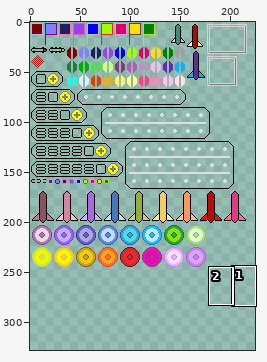
Edited in one commit: sprite sheet (dominion/DominionSprites.png). Above, an overview of the earlier version with the close-up marked.
Close-up. Earlier state:
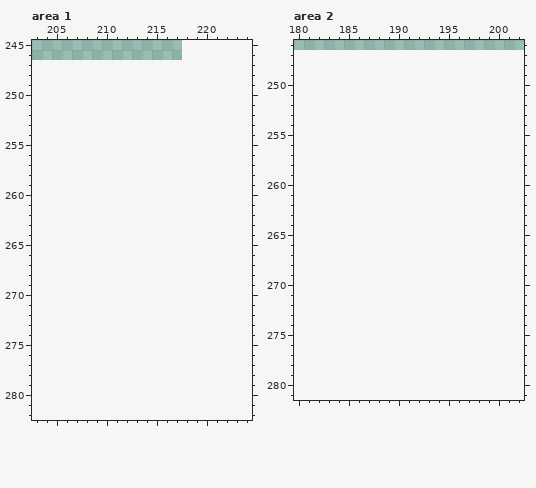
The file is 218x247 pixels. Colours within 5 levels of each other are drawn and written as one. Shown: area 1: x 203..224, y 245..282; area 2: x 180..202, y 246..281. The old version is drawn lined up with the new one, on the new canvas. The commit also changed other parts of the picture, which this record leaves out.
The same view after the edit:
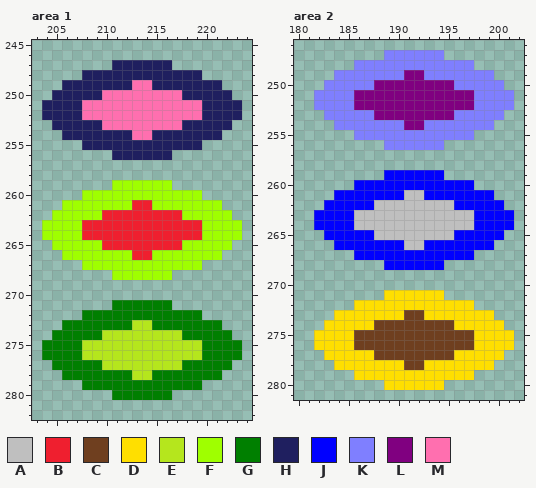
Palette (. is transparent): A #bfbfbf  B #ef1f2f  C #6f3f1f  D #ffdf00  E #b5e61d  F #9fff00  G #007f00  H #1f1f5f  J #0000ff  K #7f7fff  L #800080  M #ff6faf
Difference:
canvas 218x247 -> 225x328
Area 1:
y 247: x 211..216 ...... -> HHHHHH
y 248: x 208..219 ............ -> HHHHHHHHHHHH
y 249: x 206..221 ................ -> HHHHHHHMMHHHHHHH
y 250: x 205..222 .................. -> HHHHHMMMMMMMMHHHHH
y 251..252: x 204..223 .................... -> HHHHMMMMMMMMMMMMHHHH
y 253: x 205..222 .................. -> HHHHHMMMMMMMMHHHHH
y 254: x 206..221 ................ -> HHHHHHHMMHHHHHHH
y 255: x 208..219 ............ -> HHHHHHHHHHHH
y 256: x 211..216 ...... -> HHHHHH
y 259: x 211..216 ...... -> FFFFFF
y 260: x 208..219 ............ -> FFFFFFFFFFFF
y 261: x 206..221 ................ -> FFFFFFFBBFFFFFFF
y 262: x 205..222 .................. -> FFFFFBBBBBBBBFFFFF
y 263..264: x 204..223 .................... -> FFFFBBBBBBBBBBBBFFFF
y 265: x 205..222 .................. -> FFFFFBBBBBBBBFFFFF
y 266: x 206..221 ................ -> FFFFFFFBBFFFFFFF
y 267: x 208..219 ............ -> FFFFFFFFFFFF
y 268: x 211..216 ...... -> FFFFFF
y 271: x 211..216 ...... -> GGGGGG
y 272: x 208..219 ............ -> GGGGGGGGGGGG
y 273: x 206..221 ................ -> GGGGGGGEEGGGGGGG
y 274: x 205..222 .................. -> GGGGGEEEEEEEEGGGGG
y 275..276: x 204..223 .................... -> GGGGEEEEEEEEEEEEGGGG
y 277: x 205..222 .................. -> GGGGGEEEEEEEEGGGGG
y 278: x 206..221 ................ -> GGGGGGGEEGGGGGGG
y 279: x 208..219 ............ -> GGGGGGGGGGGG
y 280: x 211..216 ...... -> GGGGGG
Area 2:
y 247: x 189..194 ...... -> KKKKKK
y 248: x 186..197 ............ -> KKKKKKKKKKKK
y 249: x 184..199 ................ -> KKKKKKKLLKKKKKKK
y 250: x 183..200 .................. -> KKKKKLLLLLLLLKKKKK
y 251..252: x 182..201 .................... -> KKKKLLLLLLLLLLLLKKKK
y 253: x 183..200 .................. -> KKKKKLLLLLLLLKKKKK
y 254: x 184..199 ................ -> KKKKKKKLLKKKKKKK
y 255: x 186..197 ............ -> KKKKKKKKKKKK
y 256: x 189..194 ...... -> KKKKKK
y 259: x 189..194 ...... -> JJJJJJ
y 260: x 186..197 ............ -> JJJJJJJJJJJJ
y 261: x 184..199 ................ -> JJJJJJJAAJJJJJJJ
y 262: x 183..200 .................. -> JJJJJAAAAAAAAJJJJJ
y 263..264: x 182..201 .................... -> JJJJAAAAAAAAAAAAJJJJ
y 265: x 183..200 .................. -> JJJJJAAAAAAAAJJJJJ
y 266: x 184..199 ................ -> JJJJJJJAAJJJJJJJ
y 267: x 186..197 ............ -> JJJJJJJJJJJJ
y 268: x 189..194 ...... -> JJJJJJ
y 271: x 189..194 ...... -> DDDDDD
y 272: x 186..197 ............ -> DDDDDDDDDDDD
y 273: x 184..199 ................ -> DDDDDDDCCDDDDDDD
y 274: x 183..200 .................. -> DDDDDCCCCCCCCDDDDD
y 275..276: x 182..201 .................... -> DDDDCCCCCCCCCCCCDDDD
y 277: x 183..200 .................. -> DDDDDCCCCCCCCDDDDD
y 278: x 184..199 ................ -> DDDDDDDCCDDDDDDD
y 279: x 186..197 ............ -> DDDDDDDDDDDD
y 280: x 189..194 ...... -> DDDDDD
Changed places in both close-ups, as pixel boxes (x1, y1, x2, y2):
added: (42, 60, 242, 400)
added: (314, 50, 514, 390)
